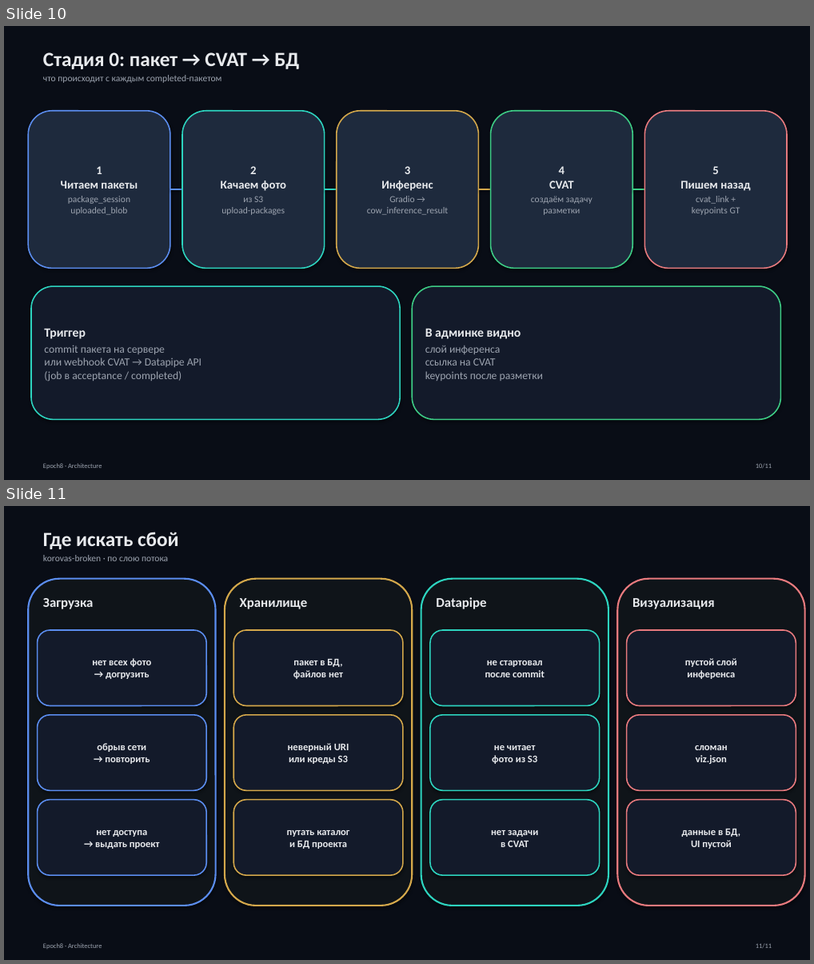
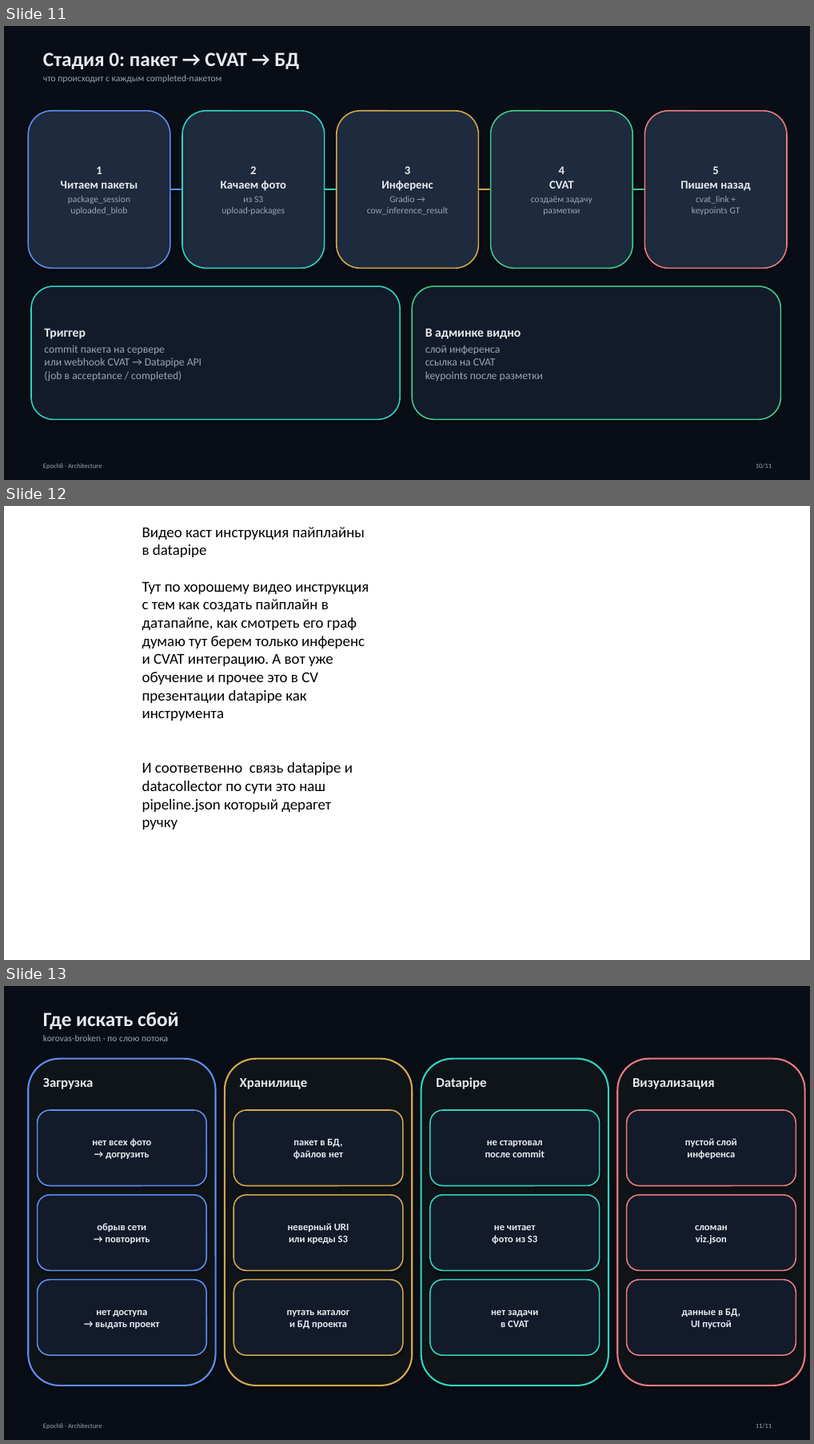
Before and after one commit to epoch8/data-collector, a slide deck: docs/architecture/Architecture.pptx. Shown one above the other, each under a label of ours: slides 10 and 11 before the commit, slides 11, 12 and 13 after it. The pictures are 814x964 and 814x1444 pixels, drawn with LibreOffice and Linux fonts; fonts in the diff are those of the drawing. Boxes give left, top, right and bottom in pixels: in the first picture for what was removed or moved away, otherwise in the second. Text is boxed around its words. In the diff, an @@ line names an element or a change of style, - is before the commit and + after.

```diff
--- a/docs/architecture/Architecture.pptx
+++ b/docs/architecture/Architecture.pptx
@@ slide 12 added at bbox=[4, 506, 810, 960], background #FFFFFF @@
@@ text added at bbox=[142, 527, 369, 829], 18 pt, text #000000 @@
+Видео каст инструкция пайплайны в datapipe
+Тут по хорошему видео инструкция с тем как создать пайплайн в датапайпе, как смотреть его граф думаю тут берем только инференс и CVAT интеграцию. А вот уже обучение и прочее это в CV презентации datapipe как инструмента
+И соответвенно связь datapipe и datacollector по сути это наш pipeline.json который дерагет ручку
@@ what was slide 10 is now slide 11 @@
@@ what was slide 11 is now slide 13 @@
```
Also in this commit, not shown: 1 slide changed, 2 other slides added, 37 other files.
